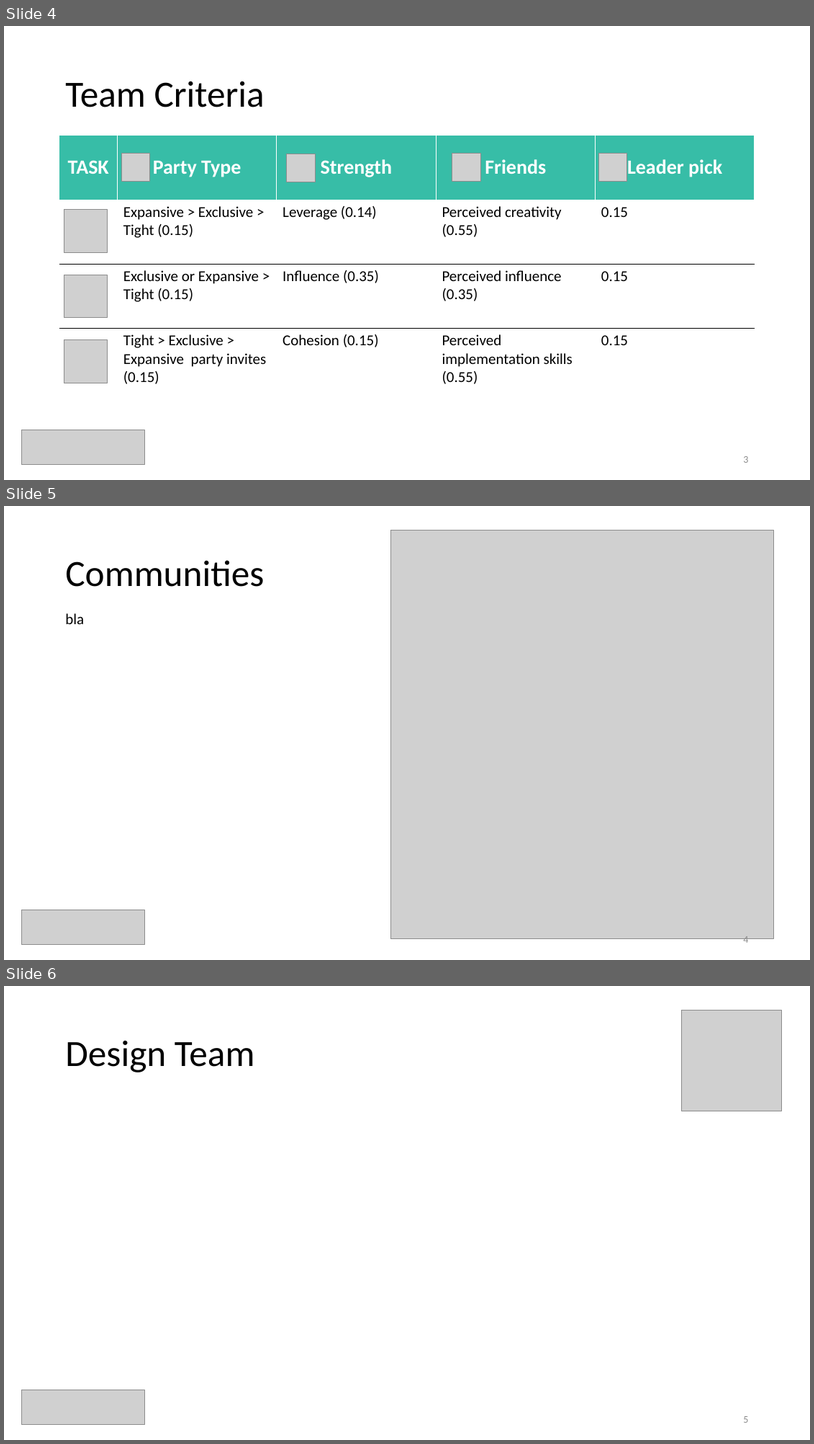
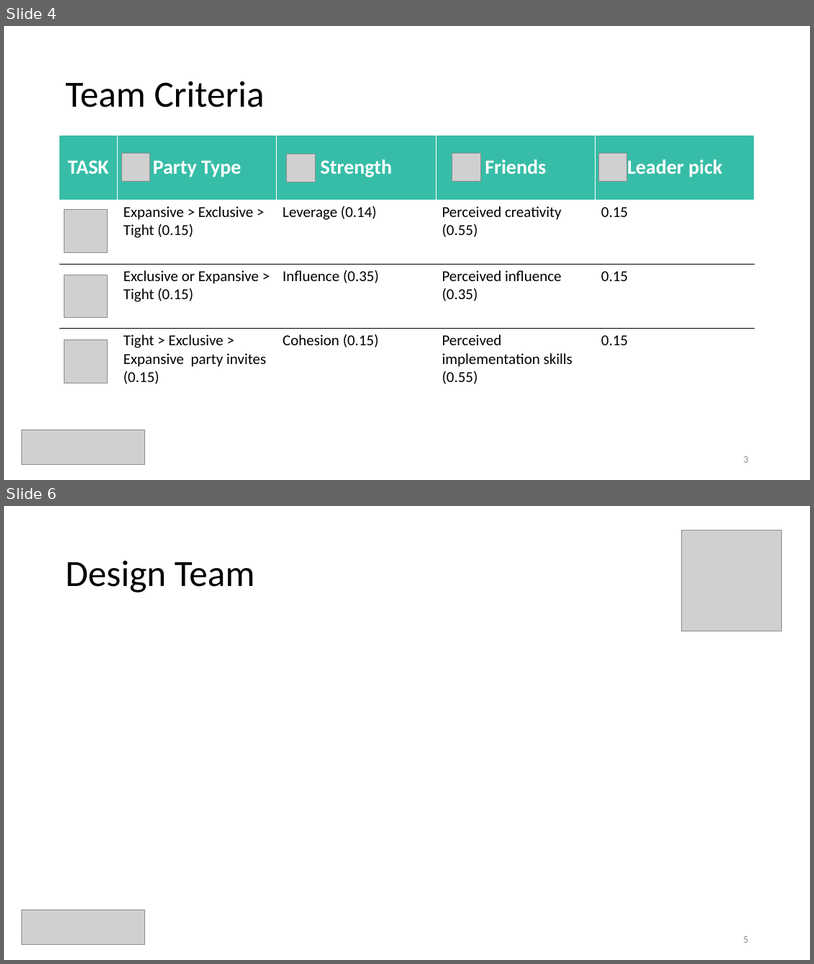
Before and after one commit to ceciliacheungns/Analytics_In_Business, a slide deck: Presentation.pptx. Shown one above the other, each under a label of ours: slides 4, 5 and 6 before the commit, slides 4 and 6 after it; the slides between them are not shown. The pictures are 814x1444 and 814x964 pixels, drawn with LibreOffice and Linux fonts; fonts in the diff are those of the drawing; grey boxes stand for pictures. Boxes give left, top, right and bottom in pixels: in the first picture for what was removed or moved away, otherwise in the second. Text is boxed around its words. In the diff, an @@ line names an element or a change of style, - is before the commit and + after.

Commit message:
Updated Agenda and added communities

```diff
--- a/Presentation.pptx
+++ b/Presentation.pptx
@@ slide 5 removed at box(4, 506, 810, 960), background #FFFFFF @@
@@ picture removed at box(391, 530, 774, 939) @@
@@ title removed at box(65, 560, 264, 587) @@
-Communities
@@ text removed at box(65, 613, 84, 624) @@
-bla
@@ picture removed at box(21, 909, 144, 944) @@
@@ page number removed at box(743, 936, 748, 945) @@
-4
```
Also in this commit, not shown: 4 slides added.
